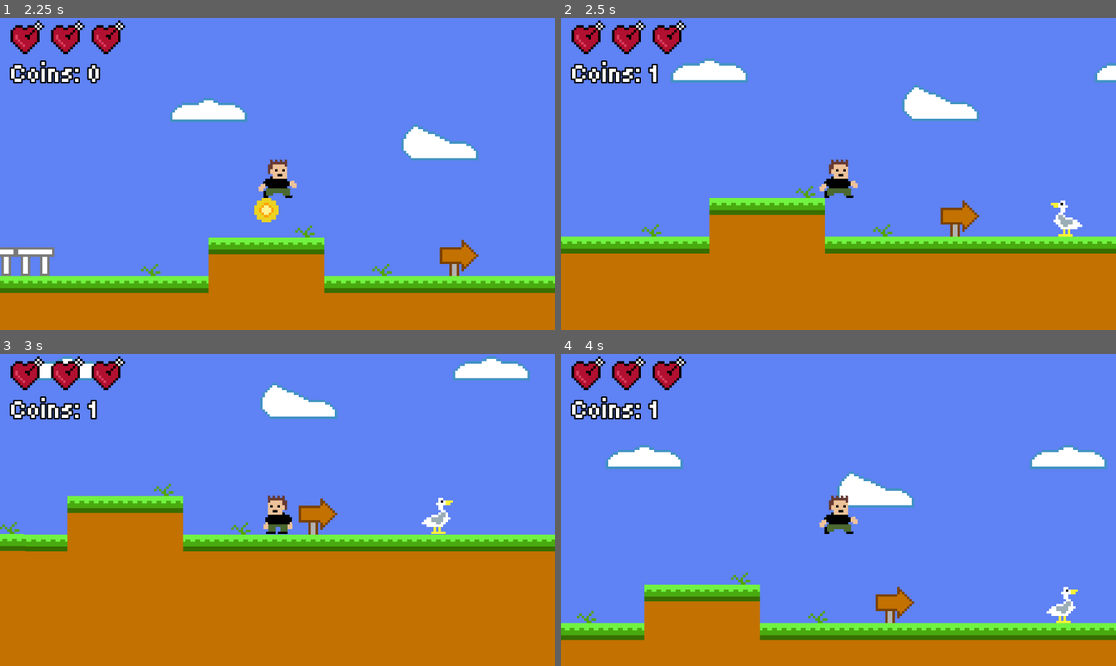
Above: before the commit, frames 1-4 (two rows, left to right).
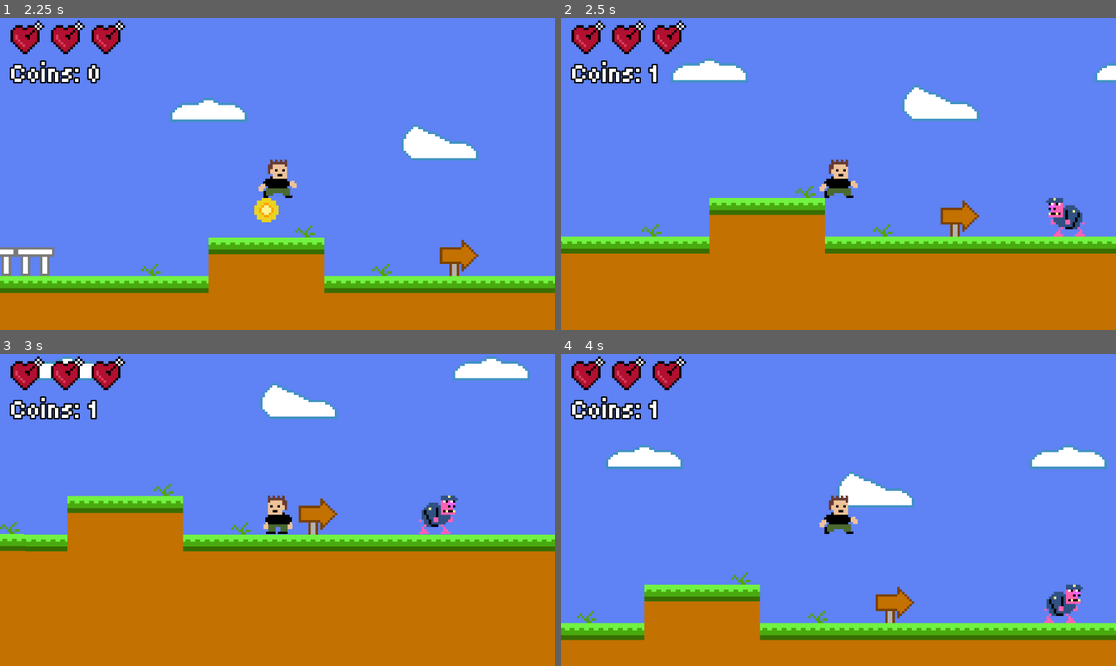
Above: after the commit, the same moments.

Repository: BrendanGasparin/gd-2d-platformer
Game: Godot game, scene res://Scenes/menu.tscn
The game is run twice, just before and just after one commit, with the same random seed, the same clock (stepped at 60 frames per second) and the same inputs.
Inputs:
- Up to frame 1 (2.25 s): click "Play" at 0.5 s; hold Right (move_right) from 1.28 s (still down); tap Up (jump) at 1.52 s
- Up to frame 2 (2.5 s): keep holding Right (move_right); tap Up (jump) at 2.27 s
- Up to frame 3 (3 s): release Right (move_right) at 2.78 s; hold Left (move_left) from 2.78 s (still down)
- Up to frame 4 (4 s): release Left (move_left) at 3.53 s; hold Right (move_right) from 3.53 s (still down); tap Up (jump) at 3.77 s

Frame 1 is identical in both runs. In frame 2, 0.6% of the frame differs, in the area x 87-95%, y 57-71%; in frame 3, 0.6%; in frame 4, 0.6%, in the area x 86-94%, y 73-87%.

Commit message:
Changed birbs to pigs

Diff:
--- a/Scenes/Levels/W1L1.tscn
+++ b/Scenes/Levels/W1L1.tscn
@@ -2,7 +2,7 @@
 
 [ext_resource type="Texture2D" uid="uid://citjgkr5u8b4q" path="res://Sprites/Tiles/Tileset001.png" id="1_ogmyj"]
 [ext_resource type="PackedScene" uid="uid://c2gvlanlkx1h7" path="res://Scenes/player.tscn" id="2_gmco2"]
-[ext_resource type="PackedScene" uid="uid://wf4m2po8r7uk" path="res://Scenes/birb.tscn" id="3_l8p44"]
+[ext_resource type="PackedScene" uid="uid://wf4m2po8r7uk" path="res://Scenes/pig.tscn" id="3_l8p44"]
 [ext_resource type="Script" uid="uid://cmgt1x5aaf2j4" path="res://Scripts/flag.gd" id="4_ogmyj"]
 [ext_resource type="Texture2D" uid="uid://co43evc4tkjbl" path="res://Sprites/Objects/flag.png" id="5_ogmyj"]
 [ext_resource type="PackedScene" uid="uid://dpn2sina6bdld" path="res://Scenes/coin.tscn" id="6_ogmyj"]
@@ -101,20 +101,20 @@
 
 [node name="Enemies" type="Node" parent="." unique_id=310729261]
 
-[node name="Birb3" parent="Enemies" unique_id=259393709 instance=ExtResource("3_l8p44")]
-position = Vector2(958, 0)
-
-[node name="Birb" parent="Enemies" unique_id=1012019069 instance=ExtResource("3_l8p44")]
+[node name="Pig" parent="Enemies" unique_id=1012019069 instance=ExtResource("3_l8p44")]
 position = Vector2(234, 0)
 
-[node name="Birb2" parent="Enemies" unique_id=1059159318 instance=ExtResource("3_l8p44")]
+[node name="Pig2" parent="Enemies" unique_id=1059159318 instance=ExtResource("3_l8p44")]
 position = Vector2(647, -32)
 move_direction = Vector2(-60, 0)
 
-[node name="Birb4" parent="Enemies" unique_id=1112768039 instance=ExtResource("3_l8p44")]
+[node name="Pig3" parent="Enemies" unique_id=259393709 instance=ExtResource("3_l8p44")]
+position = Vector2(958, 0)
+
+[node name="Pig4" parent="Enemies" unique_id=1112768039 instance=ExtResource("3_l8p44")]
 position = Vector2(1209, -48)
 
-[node name="Birb5" parent="Enemies" unique_id=1549819421 instance=ExtResource("3_l8p44")]
+[node name="Pig5" parent="Enemies" unique_id=1549819421 instance=ExtResource("3_l8p44")]
 position = Vector2(1400, -47)
 
 [node name="Flag" type="Area2D" parent="." unique_id=272019467]
--- a/Scenes/Levels/W1L2.tscn
+++ b/Scenes/Levels/W1L2.tscn
@@ -50,7 +50,7 @@
 offset_top = -314.0
 offset_right = 2013.0
 offset_bottom = 190.0
-color = Color(0.1433608, 0.26177764, 0.38311544, 1)
+color = Color(0.15686275, 0.19215687, 0.23529412, 1)
 
 [node name="TileMapLayer" type="TileMapLayer" parent="." unique_id=360509694]
 position = Vector2(39, 0)
--- a/Scenes/birb.tscn
+++ b/Scenes/pig.tscn
@@ -1,8 +1,9 @@
 [gd_scene format=3 uid="uid://wf4m2po8r7uk"]
 
 [ext_resource type="Script" uid="uid://dro8ykif6plfm" path="res://Scripts/enemy_patroller.gd" id="1_v2qpk"]
-[ext_resource type="Texture2D" uid="uid://ktckc5s8m4hy" path="res://Sprites/Characters/goose002.png" id="2_dqrhe"]
 [ext_resource type="Texture2D" uid="uid://p210dbndiutx" path="res://Sprites/Characters/goose001.png" id="3_4lw3h"]
+[ext_resource type="Texture2D" uid="uid://b55r5cxfup3ek" path="res://Sprites/Characters/pig002.png" id="3_dqrhe"]
+[ext_resource type="Texture2D" uid="uid://b17j7wepne12n" path="res://Sprites/Characters/pig001.png" id="4_4lw3h"]
 
 [sub_resource type="CircleShape2D" id="CircleShape2D_1i56a"]
 radius = 7.0
@@ -24,7 +25,7 @@
 
 [sub_resource type="Animation" id="Animation_bnf33"]
 resource_name = "walk"
-length = 0.2
+length = 0.4
 loop_mode = 1
 tracks/0/type = "value"
 tracks/0/imported = false
@@ -33,10 +34,10 @@
 tracks/0/interp = 1
 tracks/0/loop_wrap = true
 tracks/0/keys = {
-"times": PackedFloat32Array(0, 0.1),
+"times": PackedFloat32Array(0, 0.2),
 "transitions": PackedFloat32Array(1, 1),
 "update": 1,
-"values": [ExtResource("2_dqrhe"), ExtResource("3_4lw3h")]
+"values": [ExtResource("3_dqrhe"), ExtResource("4_4lw3h")]
 }
 
 [sub_resource type="AnimationLibrary" id="AnimationLibrary_vbwyc"]
@@ -50,7 +51,7 @@
 move_direction = Vector2(-40, 0)
 
 [node name="Sprite" type="Sprite2D" parent="." unique_id=1514315138]
-texture = ExtResource("2_dqrhe")
+texture = ExtResource("3_4lw3h")
 offset = Vector2(0, -8)
 
 [node name="CollisionShape2D" type="CollisionShape2D" parent="." unique_id=50813113]
Binary file added: Sprites/Characters/pig001.png
Not shown, added: Sprites/Characters/pig001.png.import
Binary file added: Sprites/Characters/pig002.png
Not shown, added: Sprites/Characters/pig002.png.import
